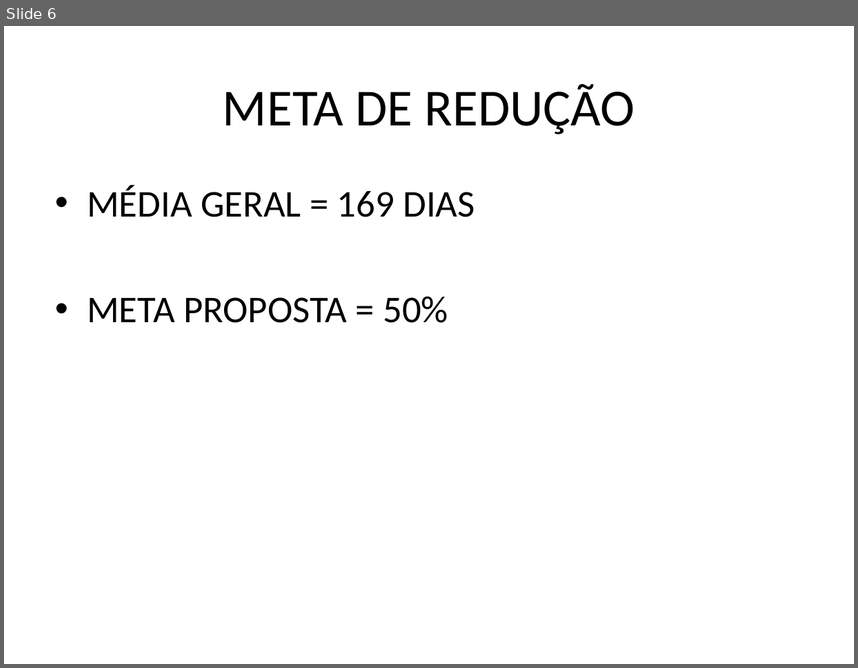
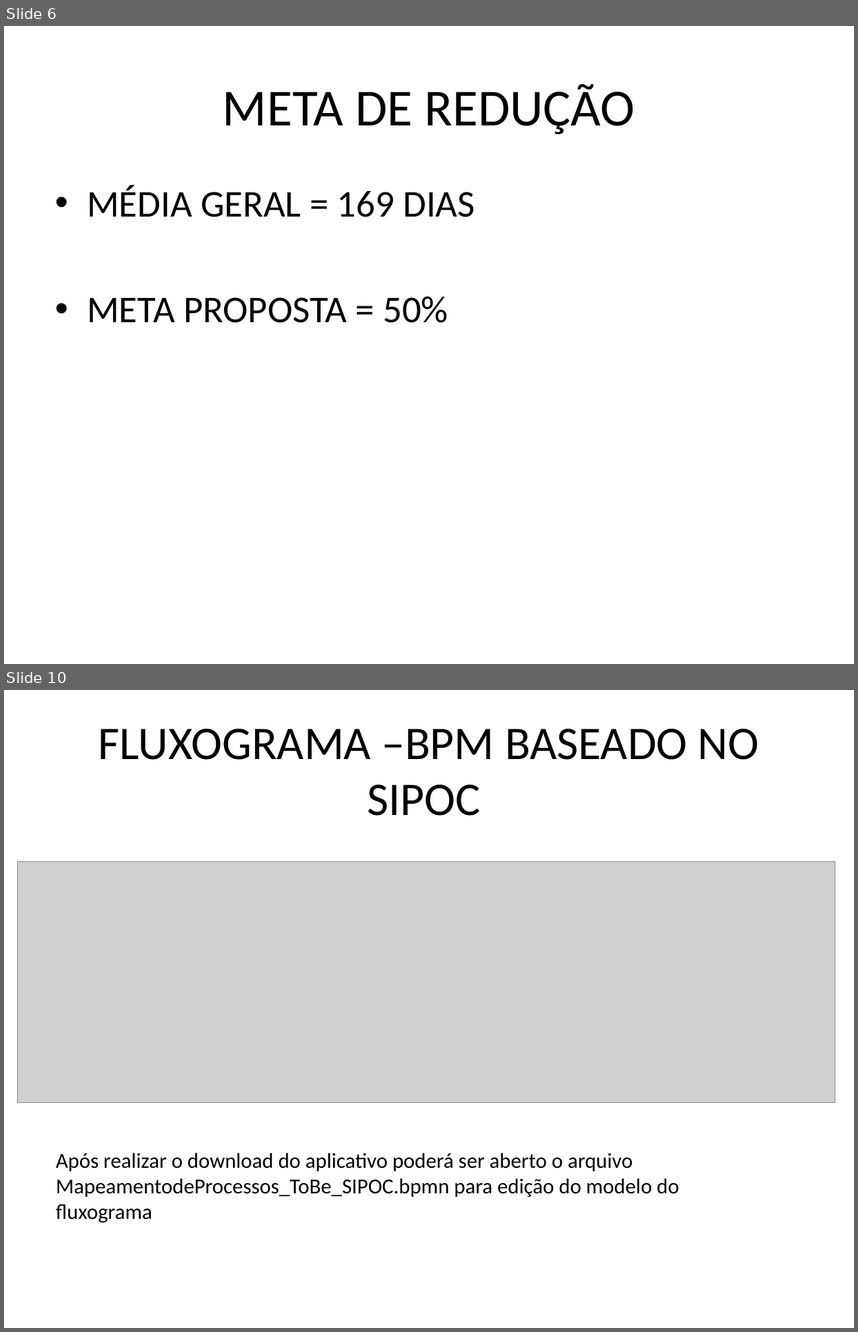
Before and after one commit to ruhansanabria/Puc_Lean2016, a slide deck: Apresentações - ATAS de Reunião/TRE – Projeto PUC PR_16122016.pptx. Shown one above the other, each under a label of ours: slide 6 before the commit, slides 6 and 10 after it; the slides between them are not shown. The pictures are 858x668 and 858x1332 pixels, drawn with LibreOffice and Linux fonts; fonts in the diff are those of the drawing; grey boxes stand for pictures. Boxes give left, top, right and bottom in pixels: in the first picture for what was removed or moved away, otherwise in the second. Text is boxed around its words. In the diff, an @@ line names an element or a change of style, - is before the commit and + after.

Commit message:
Finalizado fluxograma Atualizado linhas dos graficos estratificados por área, arquivo de dispensa

```diff
--- a/Apresentações - ATAS de Reunião/TRE – Projeto PUC PR_16122016.pptx
+++ b/Apresentações - ATAS de Reunião/TRE – Projeto PUC PR_16122016.pptx
@@ slide 10 added at box(4, 690, 854, 1328), background #FFFFFF @@
@@ title added at box(99, 729, 760, 816), 39.6 pt, text #000000 @@
+FLUXOGRAMA –BPM BASEADO NO SIPOC
@@ picture added at box(18, 862, 835, 1103) @@
@@ text added at box(56, 1152, 679, 1223), 18 pt, text #000000 @@
+Após realizar o download do aplicativo poderá ser aberto o arquivo MapeamentodeProcessos_ToBe_SIPOC.bpmn para edição do modelo do fluxograma
```
Also in this commit, not shown: 2 slides changed, 3 other slides added, 4 other files.
